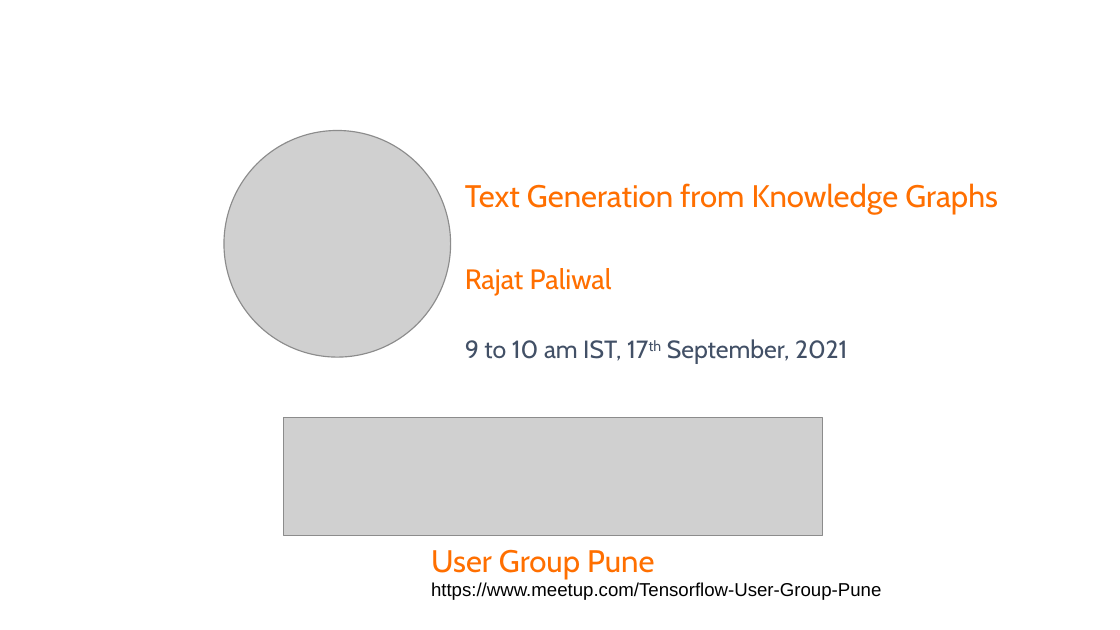
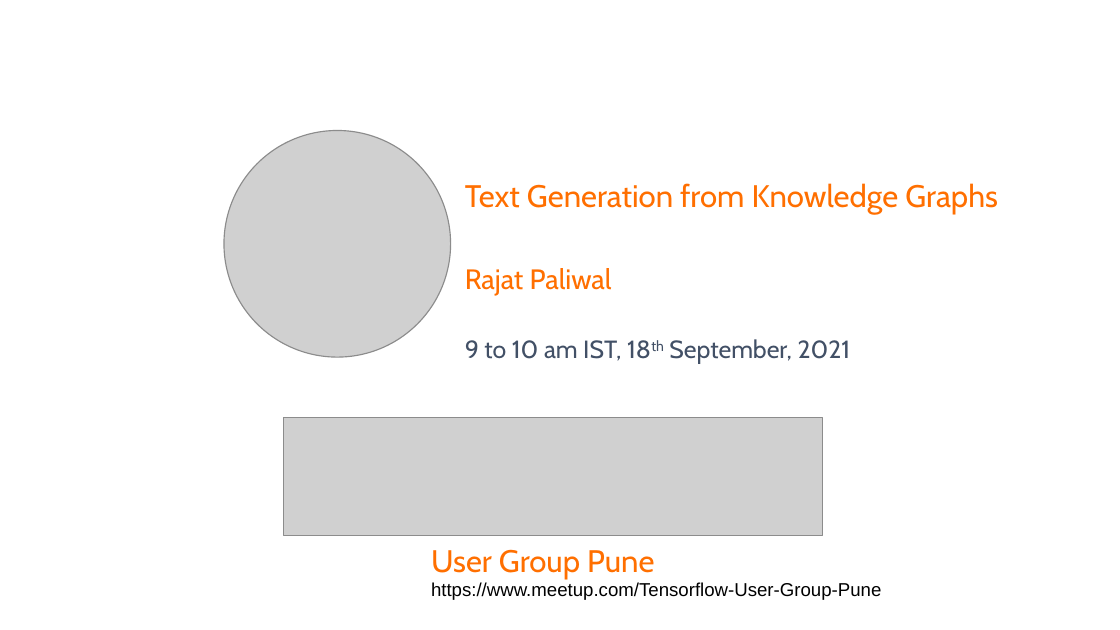
Before and after one commit to yogeshhk/TeachingDataScience, a slide deck: slide 1 of Talks/Pics/TensorFlow_UserGroups_SpeakerBannerTemplate_rajat.pptx. Drawn at 1120x630 pixels with LibreOffice and Linux fonts; fonts in the diff are those of the drawing; grey boxes stand for pictures; background and template pictures are left out. Boxes give left, top, right and bottom in pixels: in the first picture for what was removed or moved away, otherwise in the second. Text is boxed around its words. In the diff, an @@ line names an element or a change of style, - is before the commit and + after.

```diff
--- a/Talks/Pics/TensorFlow_UserGroups_SpeakerBannerTemplate_rajat.pptx
+++ b/Talks/Pics/TensorFlow_UserGroups_SpeakerBannerTemplate_rajat.pptx
@@ text at bbox=[465, 339, 851, 364]: text changed @@
-9 to 10 am IST, 17th September, 2021
+9 to 10 am IST, 18th September, 2021
```
Also in this commit, not shown: 8 other files.
